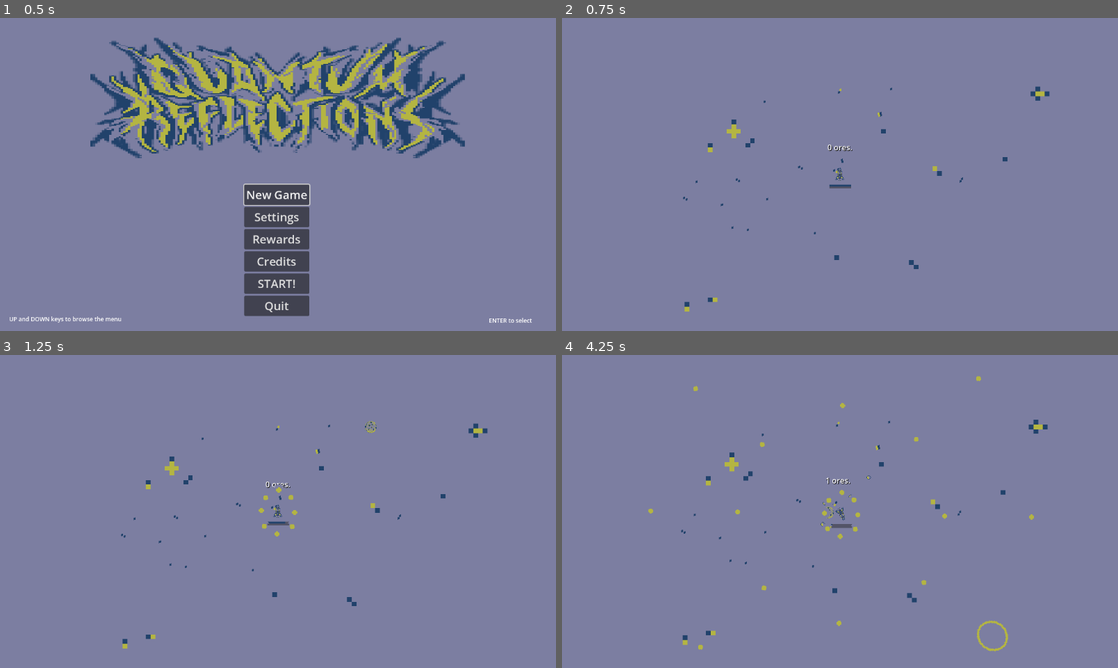
Above: before the commit, frames 1-4 (two rows, left to right).
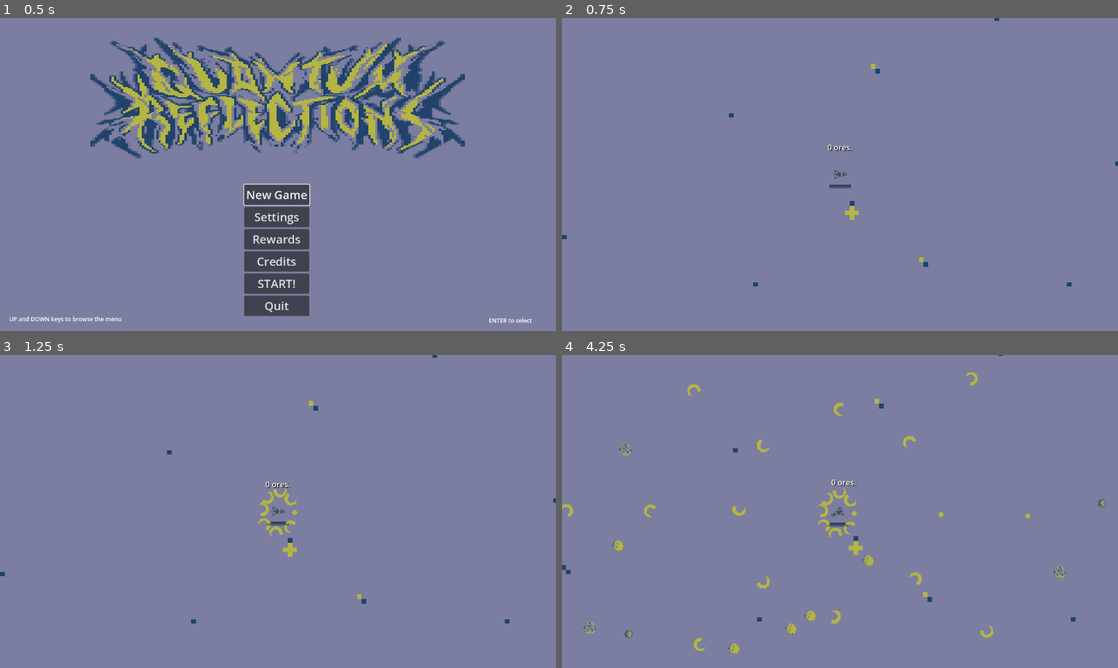
Above: after the commit, the same moments.

Repository: iparosds/Quantum-Reflections
Game: Godot game, scene res://scenes/menu.tscn
The game is run twice, just before and just after one commit, with the same random seed, the same clock (stepped at 60 frames per second) and the same inputs.
Inputs (mouse positions are in pixels of both pictures, inside the frame that each line leads up to):
- Up to frame 1 (0.5 s): no input
- Up to frame 2 (0.75 s): click "New Game" at 0.5 s
- Up to frame 3 (1.25 s): no input
- Up to frame 4 (4.25 s): tap Enter (enter) at 1.25, 1.35, 2.1, 2.85, 3.6 s; move the mouse to (962, 495) at 1.27 s; hold Right (move_right) 1.28-2.03 s; move the mouse to (728, 527) at 2.02 s; hold Escape (back) 2.03-2.78 s; move the mouse to (895, 442) at 2.77 s; hold Right (move_right) 2.78-3.53 s; move the mouse to (812, 574) at 3.52 s; hold Up (move_up) from 3.53 s (still down)

Frame 1 is identical in both runs. In frame 2, 0.7% of the frame differs, in the area x 0-100%, y 0-94%; in frame 3, 1.0%; in frame 4, 2.4%, in the area x 0-98%, y 0-96%.

Commit message:
improvements

Diff:
--- a/project.godot
+++ b/project.godot
@@ -17,6 +17,7 @@
 
 [display]
 
+window/size/mode=3
 window/size/initial_position_type=0
 window/subwindows/embed_subwindows=false
 window/stretch/mode="viewport"
--- a/scenes/game.tscn
+++ b/scenes/game.tscn
@@ -1,15 +1,28 @@
-[gd_scene load_steps=6 format=3 uid="uid://bepgb8gyvqqc1"]
+[gd_scene load_steps=9 format=3 uid="uid://bepgb8gyvqqc1"]
 
 [ext_resource type="Script" path="res://scripts/game.gd" id="1_ca608"]
 [ext_resource type="PackedScene" uid="uid://exvs04d5gcyx" path="res://scenes/player.tscn" id="2_yxpby"]
 [ext_resource type="Texture2D" uid="uid://dbomakkp7kcl7" path="res://assets/sprites/bg.png" id="3_aelue"]
 [ext_resource type="Script" path="res://scripts/Pause.gd" id="4_lrqhk"]
+[ext_resource type="Texture2D" uid="uid://dl87h8t255y8e" path="res://assets/sprites/universe.png" id="5_sceap"]
 
 [sub_resource type="Curve2D" id="Curve2D_q82x3"]
 _data = {
 "points": PackedVector2Array(0, 0, 0, 0, -722, -528, 0, 0, 0, 0, 674, -510, 0, 0, 0, 0, 684, 412, 0, 0, 0, 0, -732, 420, 0, 0, 0, 0, -726, -498, 0, 0, 0, 0, -722, -528)
 }
 point_count = 6
+
+[sub_resource type="TileSetAtlasSource" id="TileSetAtlasSource_dvhfc"]
+texture = ExtResource("5_sceap")
+texture_region_size = Vector2i(50, 50)
+0:0/0 = 0
+1:0/0 = 0
+2:0/0 = 0
+3:0/0 = 0
+
+[sub_resource type="TileSet" id="TileSet_nw3xg"]
+tile_size = Vector2i(50, 50)
+sources/0 = SubResource("TileSetAtlasSource_dvhfc")
 
 [node name="Game" type="Node2D"]
 script = ExtResource("1_ca608")
@@ -31,6 +44,7 @@
 position_smoothing_enabled = true
 
 [node name="Bg" type="Sprite2D" parent="."]
+visible = false
 position = Vector2(629, 342)
 texture = ExtResource("3_aelue")
 
@@ -108,4 +122,9 @@
 theme_override_colors/font_shadow_color = Color(0, 0, 0, 1)
 text = "0 ores."
 
+[node name="TileMap" type="TileMap" parent="."]
+tile_set = SubResource("TileSet_nw3xg")
+format = 2
+layer_0/tile_data = PackedInt32Array(65536, 0, 0, 327694, 0, 0, -1048547, 0, 0, -5505124, 0, 0, -5570660, 0, 0, 1638244, 0, 0, 1572708, 0, 0, 4849850, 0, 0, 16449651, 0, 0, 14090017, 0, 0, 4259921, 0, 0, -4980838, 65536, 0, -3014546, 65536, 0, 4194181, 65536, 0, 4718646, 131072, 0, -5439520, 131072, 0, -5505056, 131072, 0, 983074, 196608, 0, -131077, 131072, 0, -458746, 131072, 0, 262153, 131072, 0, 589818, 131072, 0, -458769, 131072, 0, -458755, 65536, 0, 196596, 65536, 0, -327679, 196608, 0, 196611, 196608, 0, 327676, 131072, 0, -524298, 131072, 0, -458737, 131072, 0, -65525, 131072, 0, 655365, 131072, 0, 524275, 131072, 0, -65552, 131072, 0)
+
 [connection signal="timeout" from="AsteroidInterval" to="." method="_on_timer_timeout"]
--- a/scenes/player.tscn
+++ b/scenes/player.tscn
@@ -35,6 +35,7 @@
 
 [node name="Ship" parent="." instance=ExtResource("2_j6r6q")]
 unique_name_in_owner = true
+rotation = 1.5708
 
 [node name="CollisionShape2D" type="CollisionShape2D" parent="."]
 position = Vector2(0, 1)
--- a/scenes/turret.tscn
+++ b/scenes/turret.tscn
@@ -1,6 +1,7 @@
-[gd_scene load_steps=3 format=3 uid="uid://3vn8y1jlk7vp"]
+[gd_scene load_steps=4 format=3 uid="uid://3vn8y1jlk7vp"]
 
 [ext_resource type="Script" path="res://scripts/Turret.gd" id="1_6yqcy"]
+[ext_resource type="Resource" uid="uid://dlrki4wkv4x67" path="res://scripts/projectile_basic.tres" id="2_rhjlg"]
 
 [sub_resource type="CircleShape2D" id="CircleShape2D_0x0pm"]
 radius = 2032.41
@@ -9,16 +10,10 @@
 collision_layer = 0
 collision_mask = 2
 script = ExtResource("1_6yqcy")
+projectile = ExtResource("2_rhjlg")
 
 [node name="CollisionShape2D" type="CollisionShape2D" parent="."]
 shape = SubResource("CircleShape2D_0x0pm")
-
-[node name="TurretPivot" type="Marker2D" parent="."]
-rotation = -0.00174922
-
-[node name="ShootingInterval" type="Timer" parent="."]
-wait_time = 0.6
-autostart = true
 
 [node name="Turret" type="Sprite2D" parent="."]
 position = Vector2(6.99999, -0.0122262)
@@ -29,4 +24,8 @@
 unique_name_in_owner = true
 position = Vector2(1, 0.015)
 
+[node name="ShootingInterval" type="Timer" parent="."]
+wait_time = 0.6
+autostart = true
+
 [connection signal="timeout" from="ShootingInterval" to="." method="_on_timer_timeout"]
--- a/scripts/Asteroid.gd
+++ b/scripts/Asteroid.gd
@@ -3,7 +3,7 @@
 var health = 3
 var moving = true
 var ore = false
-const SHIP_ATTRACTION = 10000.0
+const SHIP_ATTRACTION = 100.0
 @onready var player = get_node("/root/Game/Player")
 
 func _ready():
--- a/scripts/black_hole.gd
+++ b/scripts/black_hole.gd
@@ -8,6 +8,6 @@
 		game.game_over()
 		print("acabou")
 
-
 func _on_body_exited(body):
 	activated = true
+	pass
--- a/scripts/game.gd
+++ b/scripts/game.gd
@@ -21,3 +21,6 @@
 func game_over():
 	%GameOver.visible = true
 	get_tree().paused = true
+
+func get_score():
+	return score;
--- a/scripts/player.gd
+++ b/scripts/player.gd
@@ -13,16 +13,30 @@
 var rotating_left = false;
 
 func _ready():
-	%Turret1.current_bullet = 1
+	%Turret1.current_bullet = 0
 	%Turret2.current_bullet = 1
-	%Turret3.current_bullet = 1
-	%Turret4.current_bullet = 1
-	%Turret5.current_bullet = 1
-	%Turret6.current_bullet = 1
-	%Turret7.current_bullet = 1
-	%Turret8.current_bullet = 1
+	%Turret3.current_bullet = 0
+	%Turret4.current_bullet = 0
+	%Turret5.current_bullet = 0
+	%Turret6.current_bullet = 0
+	%Turret7.current_bullet = 0
+	%Turret8.current_bullet = 0
 
 func _physics_process(delta):
+	if game.get_score() > 2:
+		%Turret1.current_bullet = 1
+	if game.get_score() > 3:
+		%Turret3.current_bullet = 1
+	if game.get_score() > 4:
+		%Turret4.current_bullet = 1
+	if game.get_score() > 5:
+		%Turret5.current_bullet = 1
+	if game.get_score() > 6:
+		%Turret6.current_bullet = 1
+	if game.get_score() > 7:
+		%Turret7.current_bullet = 1
+	if game.get_score() > 8:
+		%Turret8.current_bullet = 1
 	if Input.is_action_just_released("move_up"):
 		accelelariting = false
 	if Input.is_action_just_pressed("move_up"):
Binary file added: assets/sprites/universe.png
Not shown, added: assets/sprites/universe.png.import
Not shown: 1 places in scenes/menu.tscn that only renumber resources
